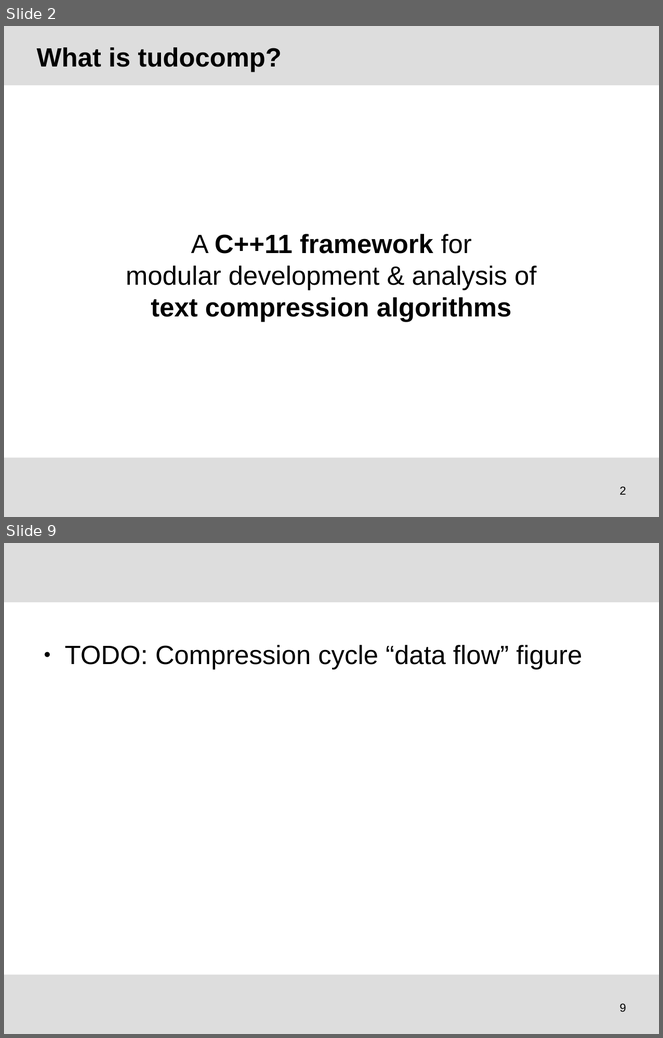
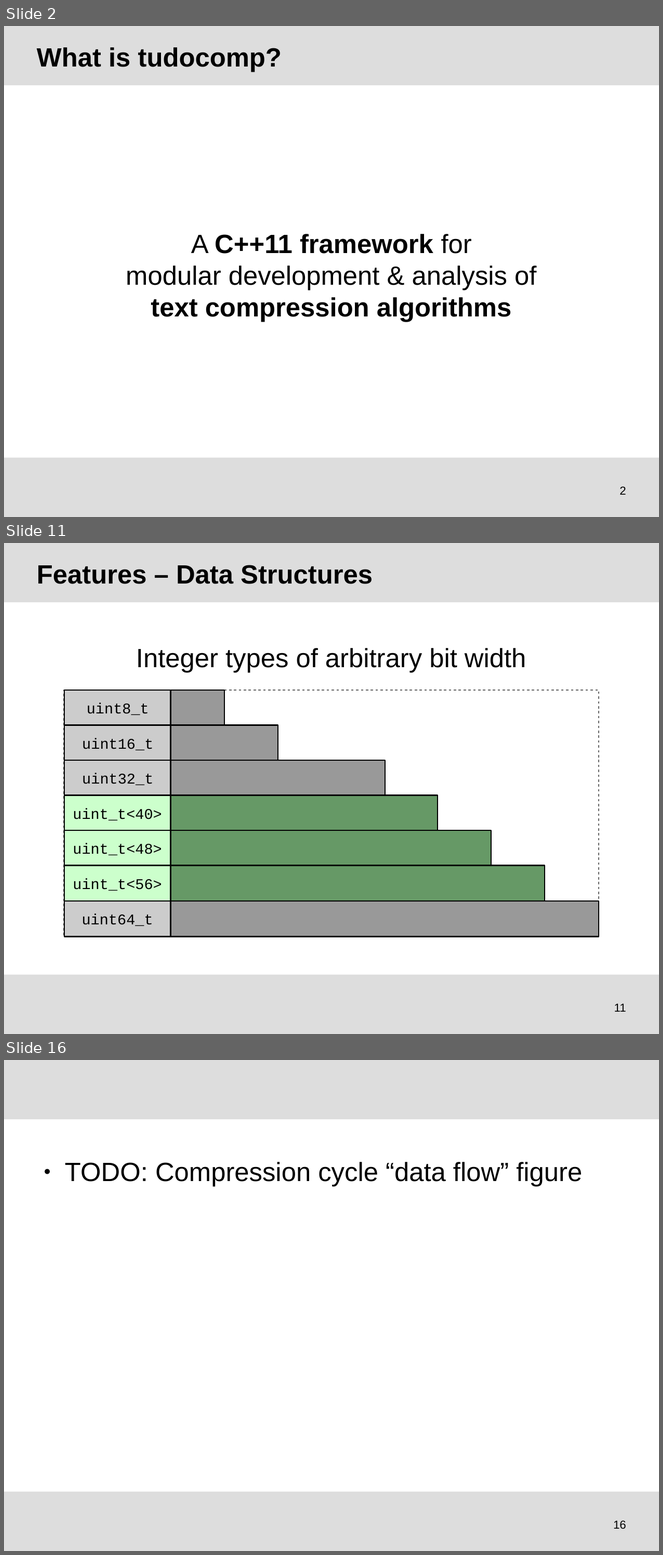
Before and after one commit to tudocomp/tudocomp, a slide deck: etc/presentation.odp. Shown one above the other, each under a label of ours: slides 2 and 9 before the commit, slides 2, 11 and 16 after it; the slides between them are not shown. The pictures are 663x1038 and 663x1555 pixels, drawn with LibreOffice and Linux fonts; fonts in the diff are those of the drawing; background and template pictures are left out. Boxes give left, top, right and bottom in pixels: in the first picture for what was removed or moved away, otherwise in the second. Text is boxed around its words. In the diff, an @@ line names an element or a change of style, - is before the commit and + after.

```diff
--- a/etc/presentation.odp
+++ b/etc/presentation.odp
@@ slide 11 added at [4, 543, 659, 1034], background #FFFFFF; not listed: 2 template elements that a slide beside it also shows @@
@@ title added at [37, 565, 373, 584], 32 pt, text #000000, bold @@
+Features – Data Structures
@@ text added at [136, 648, 527, 673], 32 pt, text #000000 @@
+Integer types of arbitrary bit width
@@ rectangle added at [64, 691, 599, 937], outline #666666 1.5 pt @@
@@ rectangle added at [64, 691, 171, 726], fill #CCCCCC, outline #000000 1.5 pt, 18 pt, text #000000 @@
+uint8_t
@@ rectangle added at [170, 691, 224, 726], fill #999999, outline #000000 1.5 pt @@
@@ rectangle added at [64, 726, 171, 761], fill #CCCCCC, outline #000000 1.5 pt, 18 pt, text #000000 @@
+uint16_t
@@ rectangle added at [170, 726, 278, 761], fill #999999, outline #000000 1.5 pt @@
@@ rectangle added at [64, 760, 171, 796], fill #CCCCCC, outline #000000 1.5 pt, 18 pt, text #000000 @@
+uint32_t
@@ rectangle added at [170, 760, 385, 796], fill #999999, outline #000000 1.5 pt @@
@@ rectangle added at [64, 796, 170, 832], fill #CCFFCC, outline #000000 1.5 pt, 18 pt, text #000000 @@
+uint_t<40>
@@ rectangle added at [170, 796, 438, 832], fill #669966, outline #000000 1.5 pt @@
@@ rectangle added at [64, 831, 170, 866], fill #CCFFCC, outline #000000 1.5 pt, 18 pt, text #000000 @@
+uint_t<48>
@@ rectangle added at [170, 831, 492, 866], fill #669966, outline #000000 1.5 pt @@
@@ rectangle added at [64, 866, 170, 901], fill #CCFFCC, outline #000000 1.5 pt, 18 pt, text #000000 @@
+uint_t<56>
@@ rectangle added at [170, 866, 545, 901], fill #669966, outline #000000 1.5 pt @@
@@ rectangle added at [64, 901, 170, 937], fill #CCCCCC, outline #000000 1.5 pt, 18 pt, text #000000 @@
+uint64_t
@@ rectangle added at [170, 901, 599, 937], fill #999999, outline #000000 1.5 pt @@
@@ page number added at [614, 1004, 626, 1012], 14 pt, text #000000 @@
+11
@@ what was slide 9 is now slide 16 @@
@@ page number at [613, 1521, 626, 1530]: text changed @@
-9
+16
```
Also in this commit, not shown: 6 slides changed, 6 other slides added, 1 slide removed.
